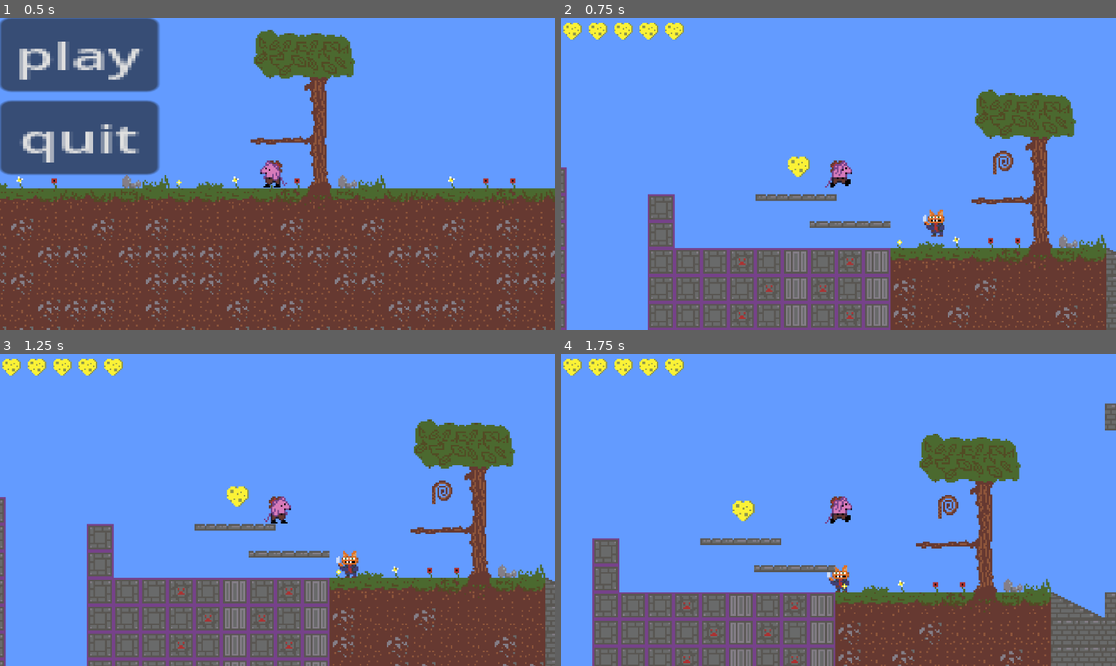
Above: before the commit, frames 1-4 (two rows, left to right).
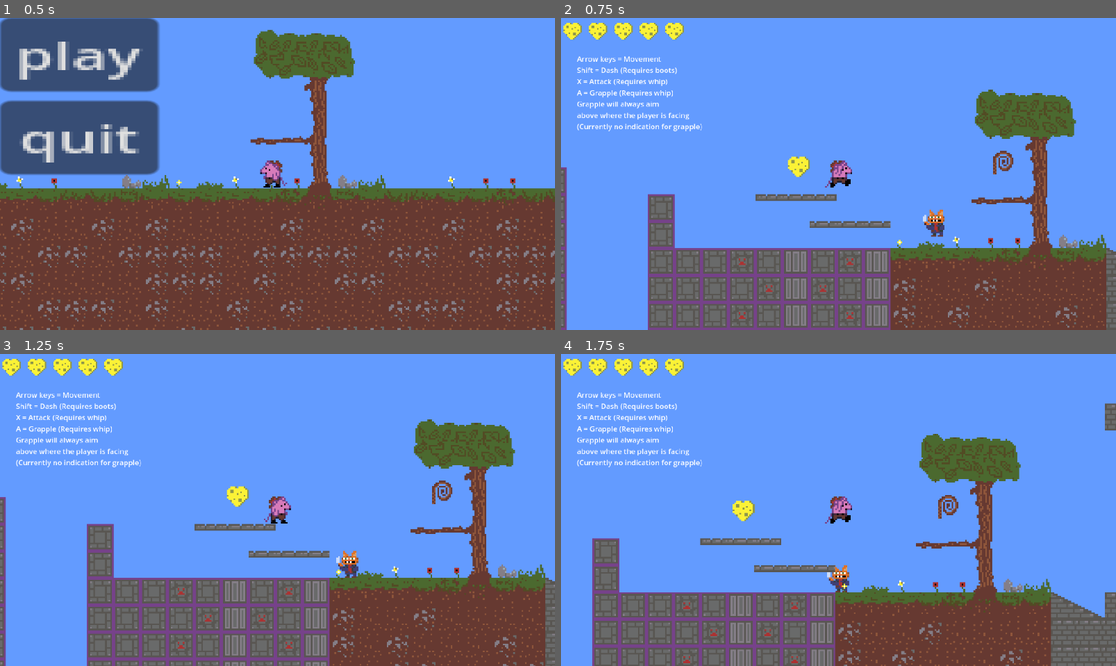
Above: after the commit, the same moments.

Repository: jyee0012/CMPT230-Game
Game: Godot game, scene res://Assets/Scenes/Levels/mainmenu.tscn
Two runs of this game, one before a commit and one after it. Both use one fixed random seed, a clock stepped at 60 frames per second and the inputs below.
Inputs:
- Up to frame 1 (0.5 s): no input
- Up to frame 2 (0.75 s): click "play" at 0.5 s
- Up to frame 3 (1.25 s): no input
- Up to frame 4 (1.75 s): hold Right (right) from 1.28 s (still down); tap A (grapple) at 1.35 s; tap Space (jump) at 1.52 s

Frame 1 is identical in both runs. In frame 2, 1.1% of the frame differs, in the area x 2-26%, y 12-37%; in frame 3, 1.1%; in frame 4, 1.1%.

Commit message:
Basic control ui element in testlevel

Diff:
--- a/cmpt230-game/Assets/Scenes/Entities/player.tscn
+++ b/cmpt230-game/Assets/Scenes/Entities/player.tscn
@@ -211,7 +211,7 @@
 X = Grapple"
 
 [node name="HBoxContainer" type="HBoxContainer" parent="Control"]
-layout_mode = 0
+layout_mode = 1
 offset_left = -1582.0
 offset_top = -856.0
 offset_right = -862.0
--- a/cmpt230-game/Assets/Scenes/Levels/testlevel.tscn
+++ b/cmpt230-game/Assets/Scenes/Levels/testlevel.tscn
@@ -48,6 +48,22 @@
 anchors_preset = 0
 offset_right = 40.0
 offset_bottom = 40.0
+
+[node name="Label" type="Label" parent="Player/Control2"]
+layout_mode = 0
+offset_left = -1551.0
+offset_top = -713.0
+offset_right = -1364.0
+offset_bottom = -612.0
+scale = Vector2(2.67391, 2.5732)
+text = "Arrow keys = Movement
+Shift = Dash (Requires boots)
+X = Attack (Requires whip)
+A = Grapple (Requires whip)
+Grapple will always aim
+above where the player is facing
+(Currently no indication for grapple)
+"
 
 [node name="Item2" parent="." instance=ExtResource("7_tmcj8")]
 position = Vector2(5109, 118)
